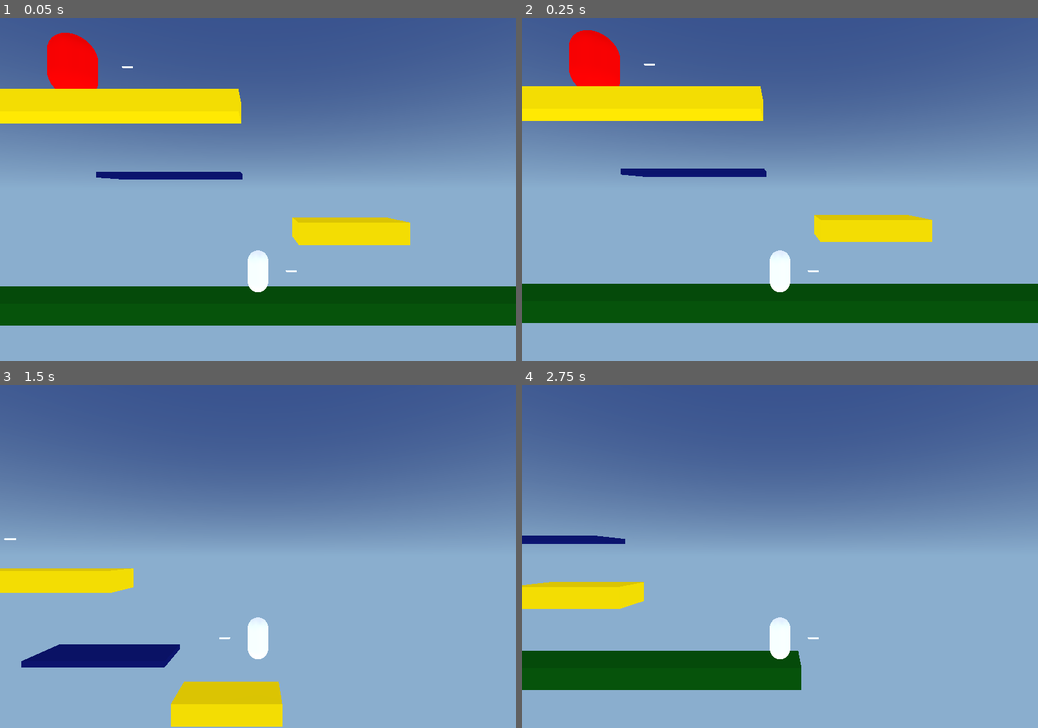
Above: before the commit, frames 1-4 (two rows, left to right).
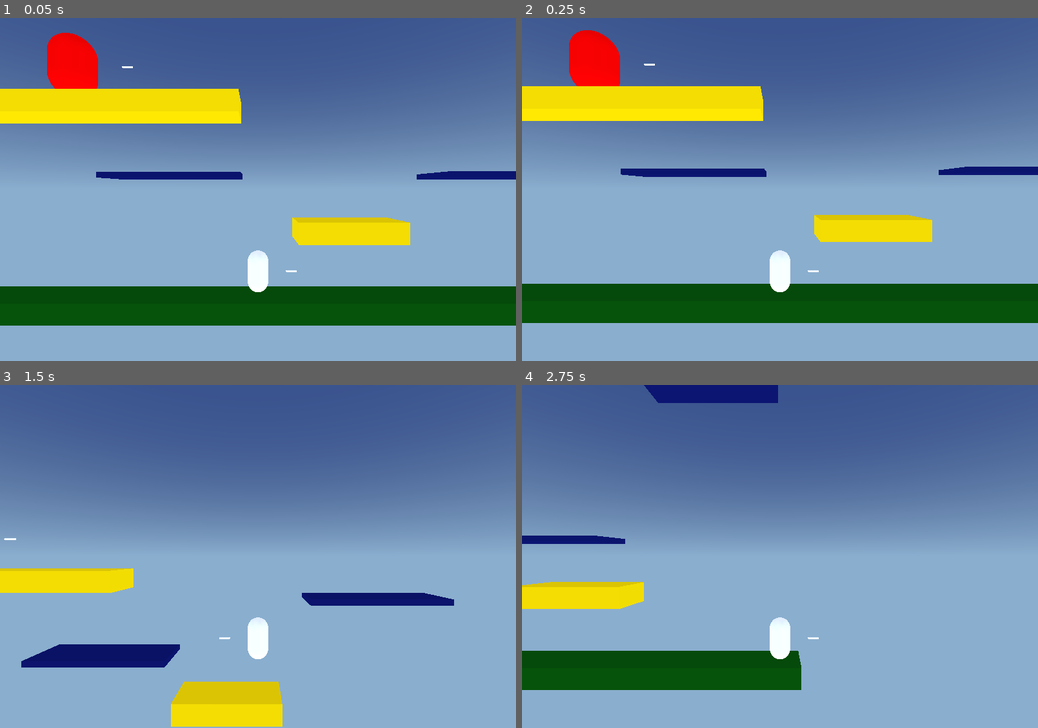
Above: after the commit, the same moments.

Repository: CaffeinatedCM/scorespacejam_9_game
Game: Godot game, scene res://levels/Sandbox.tscn
Same seed, same stepped clock (60 frames per second), same inputs: the game is played once before the commit and once after it.
Inputs:
- Up to frame 1 (0.05 s): no input
- Up to frame 2 (0.25 s): no input
- Up to frame 3 (1.5 s): hold D (move_right) 0.53-1.28 s; hold Down (aim_down) 0.53-1.28 s; tap Space (jump) at 0.77 s; hold A (move_left) from 1.28 s (still down); tap Left (aim_left) at 1.35 s
- Up to frame 4 (2.75 s): tap Space (jump) at 1.52 s; release A (move_left) at 2.03 s; hold D (move_right) from 2.03 s (still down); hold Right (aim_right) from 2.03 s (still down)

The runs differ from the first frame. In frame 1, 0.4% of the frame differs, in the area x 80-100%, y 44-48%; in frame 2, 0.4%; in frame 3, 1.0%; in frame 4, 1.3%, in the area x 23-50%, y 0-6%.

Commit message:
Add moving platform on Y access

Diff:
--- a/game/levels/Sandbox.tscn
+++ b/game/levels/Sandbox.tscn
@@ -41,6 +41,10 @@
 [node name="MovingPlatform" parent="." instance=ExtResource( 5 )]
 transform = Transform( 1, 0, 0, 0, 1, 0, 0, 0, 1, -3.7647, 6.25157, 0.730398 )
 
+[node name="MovingPlatform2" parent="." instance=ExtResource( 5 )]
+transform = Transform( 1, 0, 0, 0, 1, 0, 0, 0, 1, 10.9397, 6.25157, 0.730398 )
+direction = Vector3( 0, 1, 0 )
+
 [node name="Enemy" parent="." instance=ExtResource( 6 )]
 transform = Transform( 1, 0, 0, 0, 1, 0, 0, 0, 1, -9, 11.6195, 0 )
 [connection signal="body_entered" from="Death" to="Death" method="_on_Death_body_entered"]
--- /dev/null
+++ b/game/objects/Coin/Coin.tscn
@@ -0,0 +1,22 @@
+[gd_scene load_steps=4 format=2]
+
+[sub_resource type="CylinderShape" id=1]
+radius = 0.5
+
+[sub_resource type="CylinderMesh" id=2]
+top_radius = 0.5
+bottom_radius = 0.5
+
+[sub_resource type="SpatialMaterial" id=3]
+albedo_color = Color( 0.85098, 1, 0, 1 )
+
+[node name="Area" type="Area"]
+
+[node name="CollisionShape" type="CollisionShape" parent="."]
+transform = Transform( 1, 0, 0, 0, -1.62921e-07, -1, 0, 1, -1.62921e-07, 0, 0, 0 )
+shape = SubResource( 1 )
+
+[node name="CSGMesh" type="CSGMesh" parent="."]
+transform = Transform( 1, 0, 0, 0, -1.62921e-07, -1, 0, 1, -1.62921e-07, 0, 0, 0 )
+mesh = SubResource( 2 )
+material = SubResource( 3 )
--- a/game/objects/bullet/Bullet.tscn
+++ b/game/objects/bullet/Bullet.tscn
@@ -12,7 +12,6 @@
 radial_segments = 10
 
 [sub_resource type="SpatialMaterial" id=3]
-albedo_color = Color( 0.945098, 1, 0.0196078, 1 )
 
 [node name="Bullet" type="KinematicBody"]
 input_ray_pickable = false
--- a/game/world/moving_platform/MovingPlatform.gd
+++ b/game/world/moving_platform/MovingPlatform.gd
@@ -21,6 +21,6 @@
         start_position = global_transform.origin
         end_position = global_transform.origin + direction * distance
 
-    var target_velocity = Vector3(direction.x * speed, direction.y, 0)
+    var target_velocity = Vector3(direction.x * speed, direction.y * speed, 0)
     velocity = velocity.linear_interpolate(target_velocity, accel * delta)
     global_transform.origin = global_transform.origin + velocity * delta
